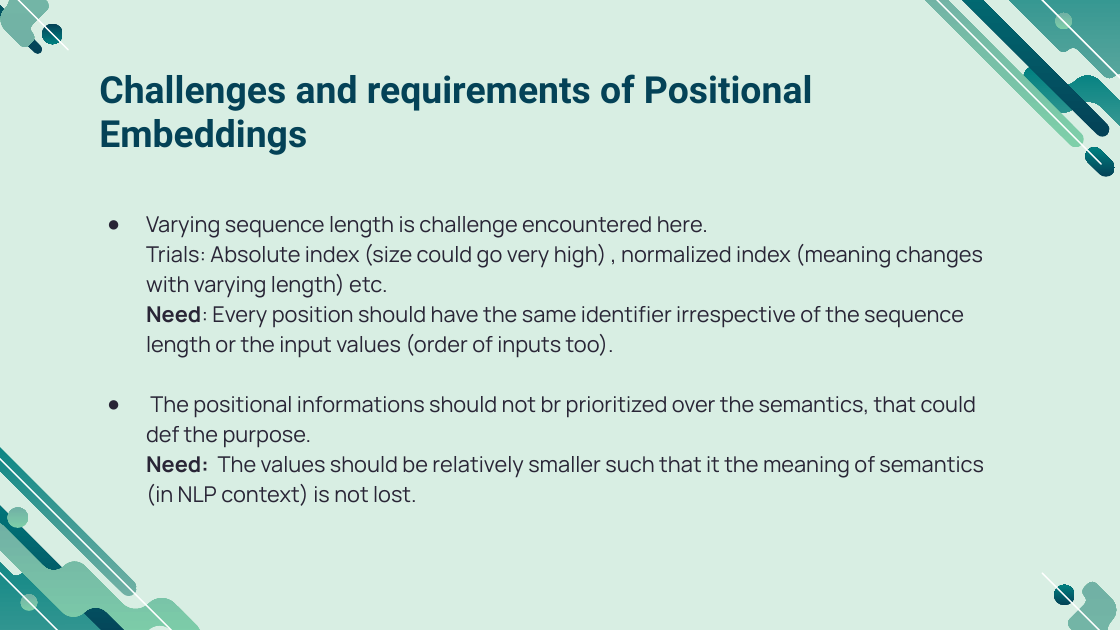
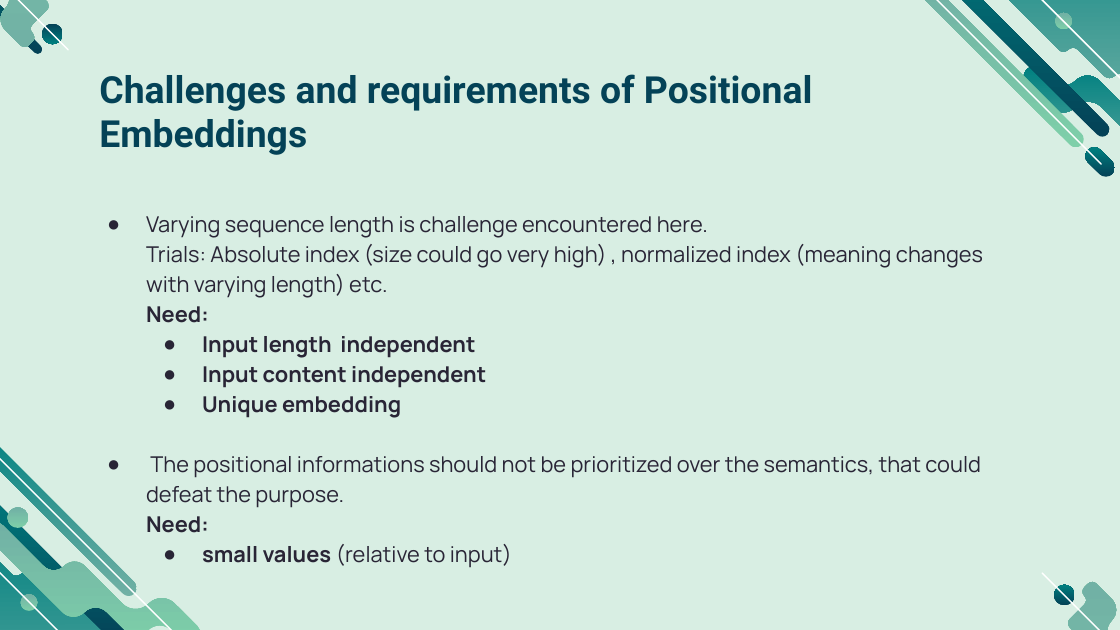
Before and after one commit to smlab-niser/23cs461, a slide deck: slide 9 of assignment/adhil/CS461_notes_positional_encoding.pptx. Drawn at 1120x630 pixels with LibreOffice and Linux fonts; fonts in the diff are those of the drawing. Boxes give left, top, right and bottom in pixels: in the first picture for what was removed or moved away, otherwise in the second. Text is boxed around its words. In the diff, an @@ line names an element or a change of style, - is before the commit and + after.

```diff
--- a/assignment/adhil/CS461_notes_positional_encoding.pptx
+++ b/assignment/adhil/CS461_notes_positional_encoding.pptx
@@ subtitle at (146,306,981,568): text changed @@
-Need: Every position should have the same identifier irrespective of the sequence length or the input values (order of inputs too).
-● The positional informations should not br prioritized over the semantics, that could def the purpose.
-Need: The values should be relatively smaller such that it the meaning of semantics (in NLP context) is not lost.
+Need:
+● Input length independent
+● Input content independent
+● Unique embedding
+● The positional informations should not be prioritized over the semantics, that could defeat the purpose.
+Need:
+● small values (relative to input)
```
Also in this commit, not shown: 10 other slides changed, 2 slides added, 3 other files.
